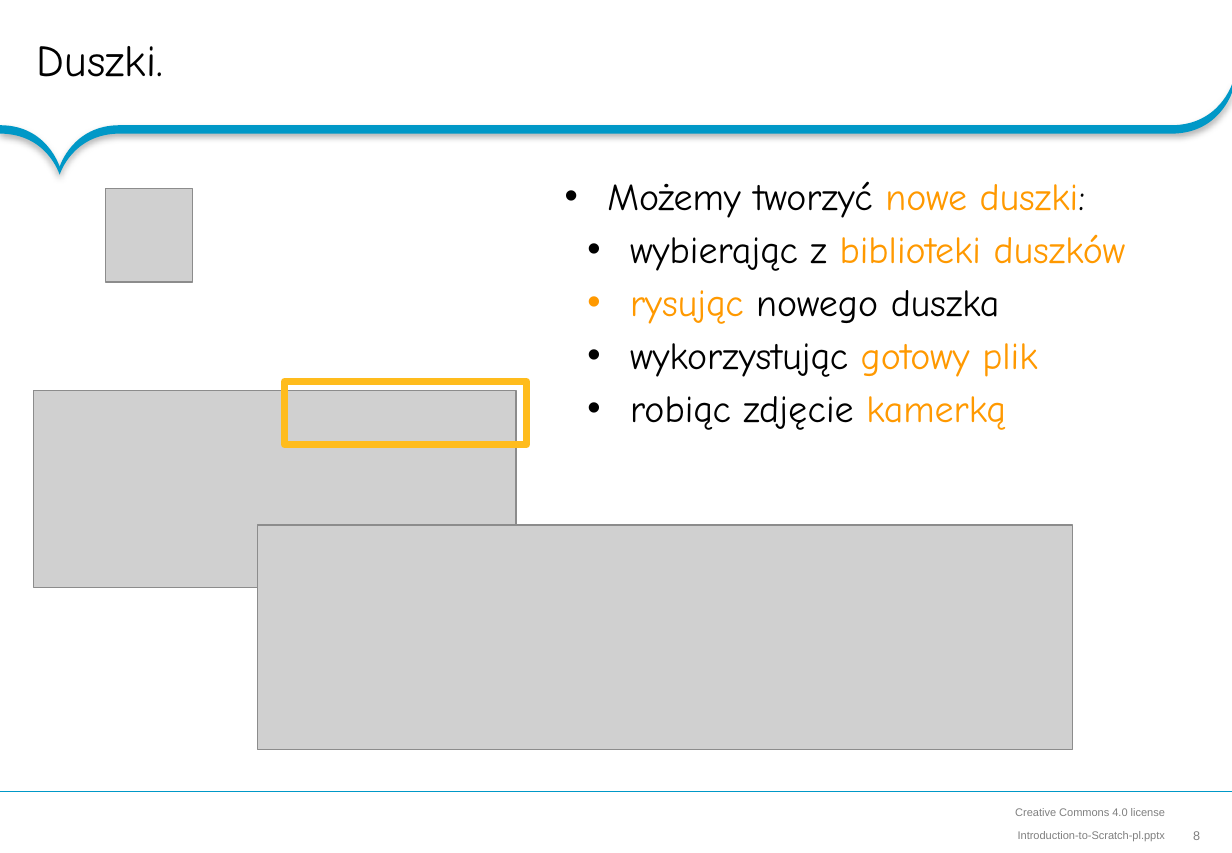
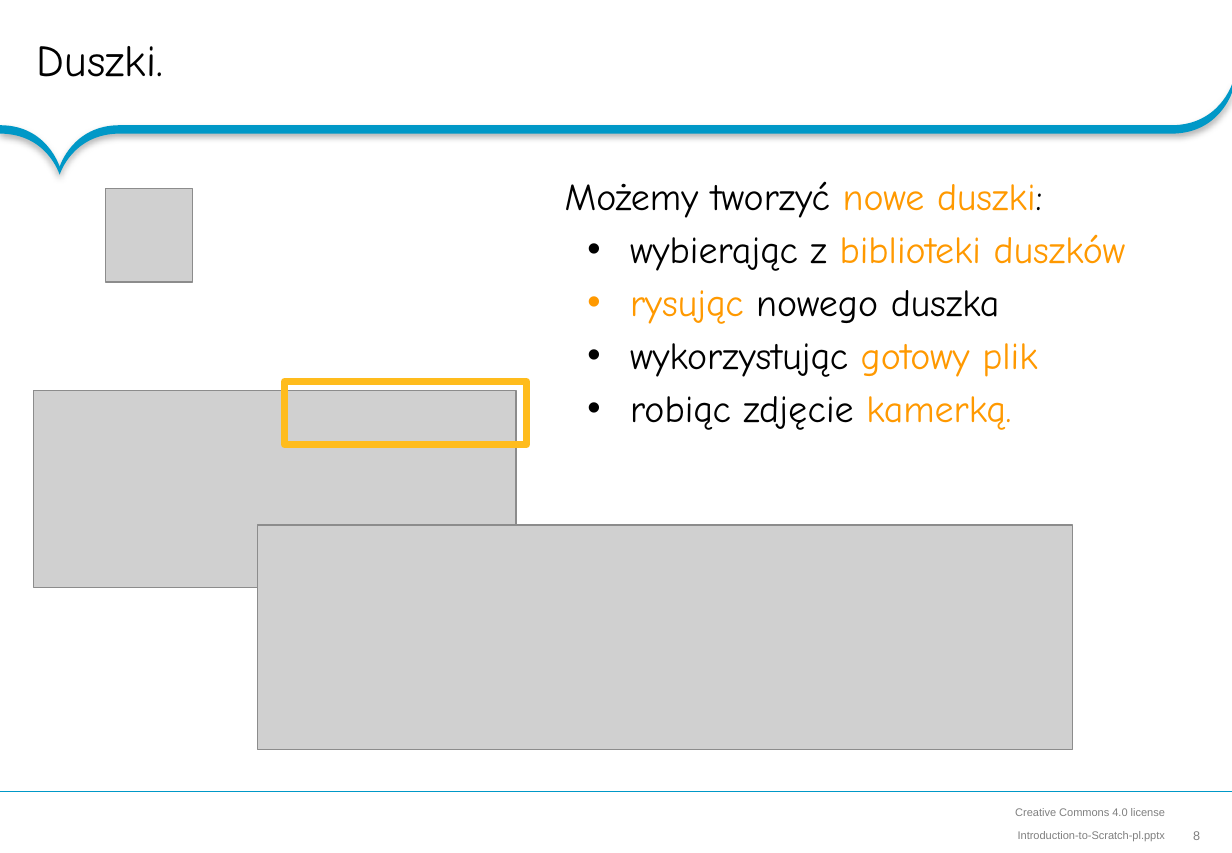
Before and after one commit to RoboCap/scratch, a slide deck: slide 8 of slideshow/Introduction-to-Scratch-pl.pptx. Drawn at 1232x853 pixels with LibreOffice and Linux fonts; fonts in the diff are those of the drawing; grey boxes stand for pictures; background and template pictures are left out. Boxes give left, top, right and bottom in pixels: in the first picture for what was removed or moved away, otherwise in the second. Text is boxed around its words. In the diff, an @@ line names an element or a change of style, - is before the commit and + after.

```diff
--- a/slideshow/Introduction-to-Scratch-pl.pptx
+++ b/slideshow/Introduction-to-Scratch-pl.pptx
@@ text at <box>565,181,1042,218</box>: bullet • to none @@
@@ text at <box>630,396,1011,430</box>: text changed @@
-  • robiąc zdjęcie kamerką
+  • robiąc zdjęcie kamerką.
```
Also in this commit, not shown: 8 other slides changed, 2 other files.
